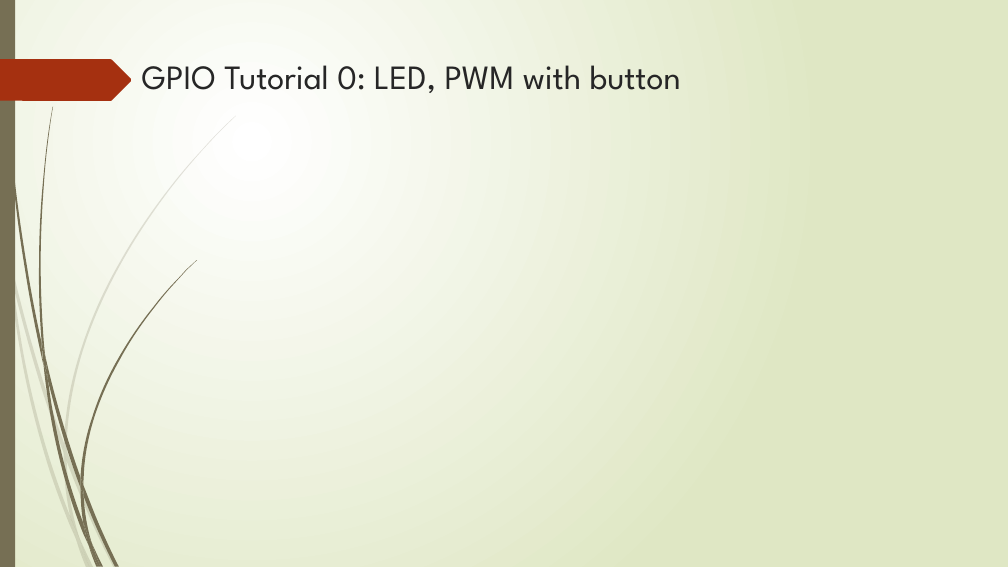
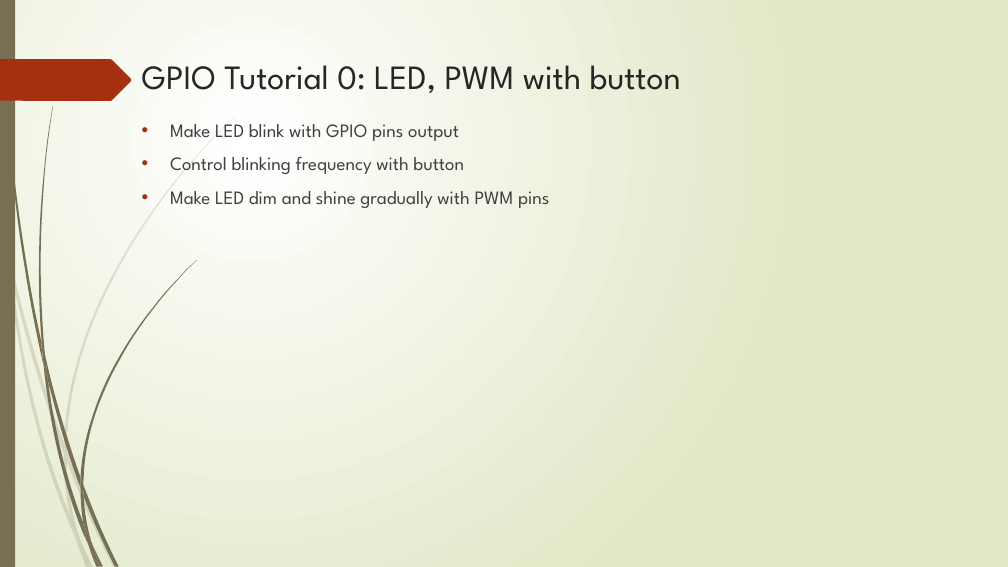
Before and after one commit to nxphi47/raspiWSntuoss, a slide deck: slide 9 of raspWS.pptx. Drawn at 1008x567 pixels with LibreOffice and Linux fonts; fonts in the diff are those of the drawing. Boxes give left, top, right and bottom in pixels: in the first picture for what was removed or moved away, otherwise in the second. Text is boxed around its words. In the diff, an @@ line names an element or a change of style, - is before the commit and + after.

```diff
--- a/raspWS.pptx
+++ b/raspWS.pptx
@@ text added at bbox=[170, 124, 549, 208], 18 pt, text #404040 @@
+• Make LED blink with GPIO pins output
+• Control blinking frequency with button
+• Make LED dim and shine gradually with PWM pins
```
Also in this commit, not shown: 3 other slides changed, 1 other file.
